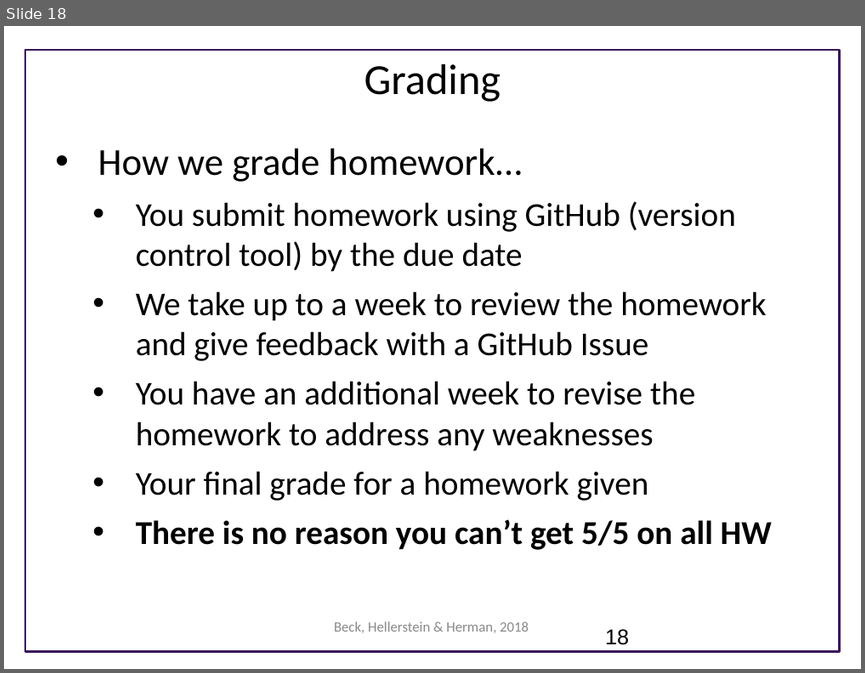
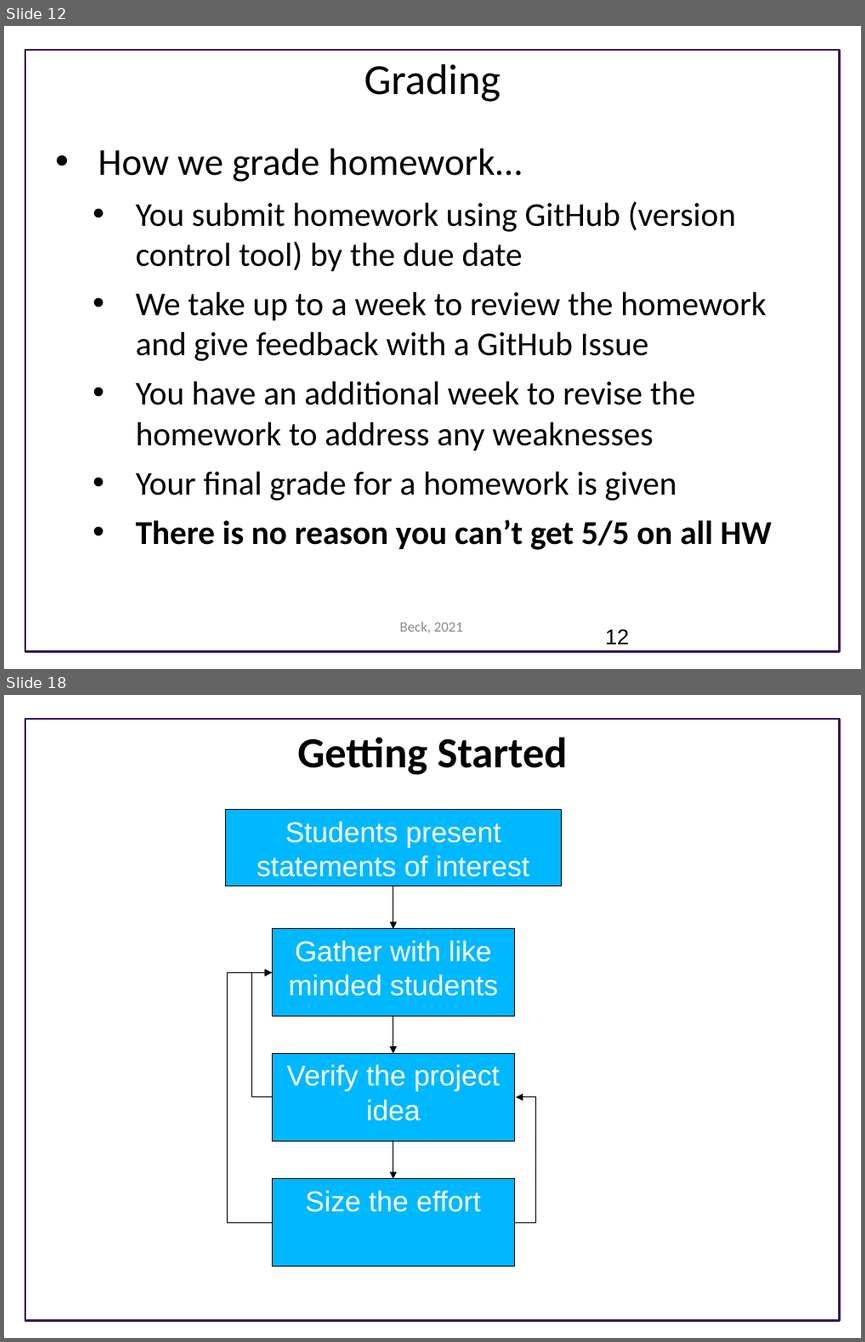
Before and after one commit to UWSEDS/lecture-materials, a slide deck: 01_overview/Course Introduction.pptx. Shown one above the other, each under a label of ours: slide 18 before the commit, slides 12 and 18 after it; the slides between them are not shown. The pictures are 865x673 and 865x1342 pixels, drawn with LibreOffice and Linux fonts; fonts in the diff are those of the drawing; background and template pictures are left out. Boxes give left, top, right and bottom in pixels: in the first picture for what was removed or moved away, otherwise in the second. Text is boxed around its words. In the diff, an @@ line names an element or a change of style, - is before the commit and + after.

```diff
--- a/01_overview/Course Introduction.pptx
+++ b/01_overview/Course Introduction.pptx
@@ slide 18 added at box(4, 695, 861, 1338), background #FFFFFF; not listed: 1 template element that a slide beside it also shows @@
@@ title added at box(297, 737, 568, 775), 36 pt, text #000000, bold @@
+Getting Started
@@ rectangle added at box(225, 809, 561, 886), fill #00B8FF, outline #000000 0.75 pt, 24 pt, text #FFFFFF @@
+Students present statements of interest
@@ arrow added from (393, 886) to (393, 929), #000000 0.75 pt @@
@@ rectangle added at box(271, 929, 514, 1016), fill #00B8FF, outline #000000 0.75 pt, 24 pt, text #FFFFFF @@
+Gather with like minded students
@@ elbow arrow added from (273, 1223) to (271, 973), #000000 0.75 pt @@
@@ elbow arrow added from (273, 1097) to (271, 973), #000000 0.75 pt @@
@@ arrow added from (393, 1016) to (393, 1053), #000000 0.75 pt @@
@@ rectangle added at box(271, 1053, 514, 1140), fill #00B8FF, outline #000000 0.75 pt, 24 pt, text #FFFFFF @@
+Verify the project idea
@@ elbow arrow added from (515, 1223) to (516, 1097), #000000 0.75 pt @@
@@ arrow added from (393, 1140) to (393, 1179), #000000 0.75 pt @@
@@ rectangle added at box(271, 1179, 514, 1265), fill #00B8FF, outline #000000 0.75 pt, 24 pt, text #FFFFFF @@
+Size the effort
@@ what was slide 18 is now slide 12 @@
@@ slide 12 changed as well @@
@@ text at box(136, 471, 677, 500): text changed @@
-  • Your final grade for a homework given
+  • Your final grade for a homework is given
@@ text at box(400, 621, 463, 633): text changed @@
-Beck, Hellerstein & Herman, 2018
+Beck, 2021
@@ page number at box(605, 629, 629, 644): text changed @@
-18
+12
```
Also in this commit, not shown: 12 other slides changed, 11 other slides added, 6 slides removed.
